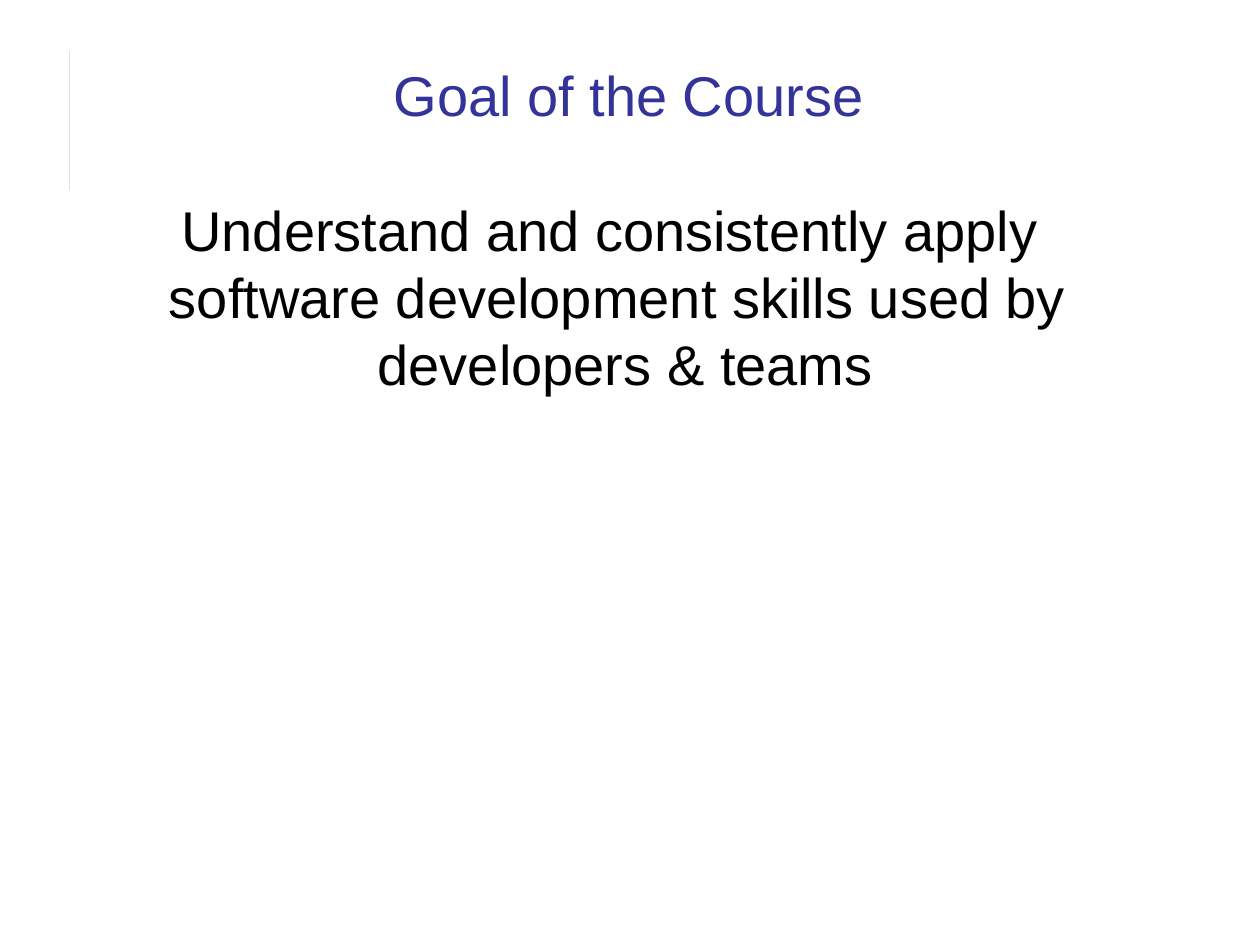
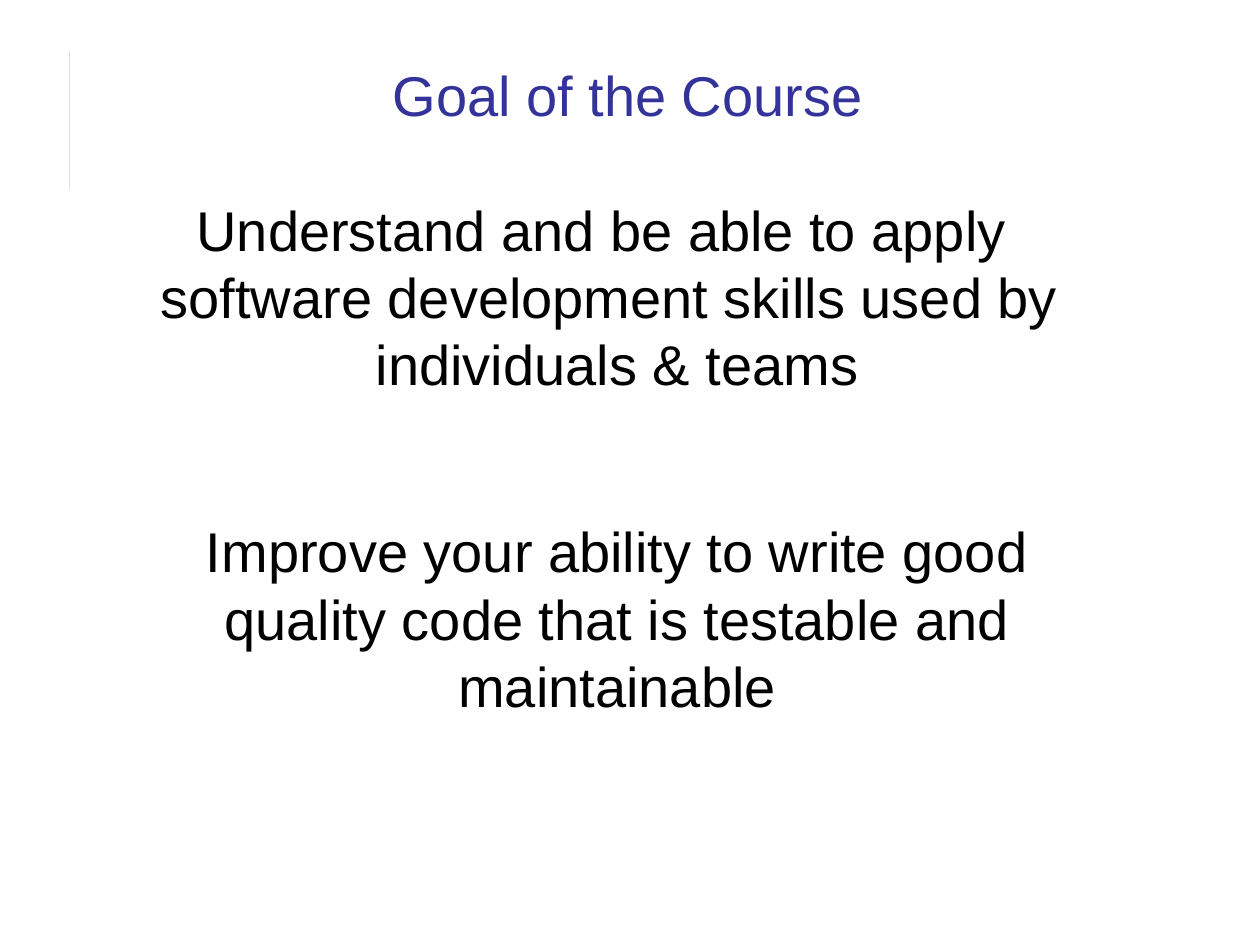
Before and after one commit to cpske/ISP, a slide deck: slide 5 of introduction/Introduction-to-Course.ppt. Drawn at 1260x945 pixels with LibreOffice and Linux fonts; fonts in the diff are those of the drawing. Boxes give left, top, right and bottom in pixels: in the first picture for what was removed or moved away, otherwise in the second. Text is boxed around its words. In the diff, an @@ line names an element or a change of style, - is before the commit and + after.

Commit message:
update course intro, add tools

```diff
--- a/introduction/Introduction-to-Course.ppt
+++ b/introduction/Introduction-to-Course.ppt
@@ text at (x1=161, y1=210, x2=1057, y2=708): text changed @@
-Understand and consistently apply
-software development skills used by
-developers & teams
+Understand and be able to apply
+software development skills used by
+individuals & teams
+Improve your ability to write good quality code that is testable and maintainable
```
Also in this commit, not shown: 8 other slides changed, 2 other files.
